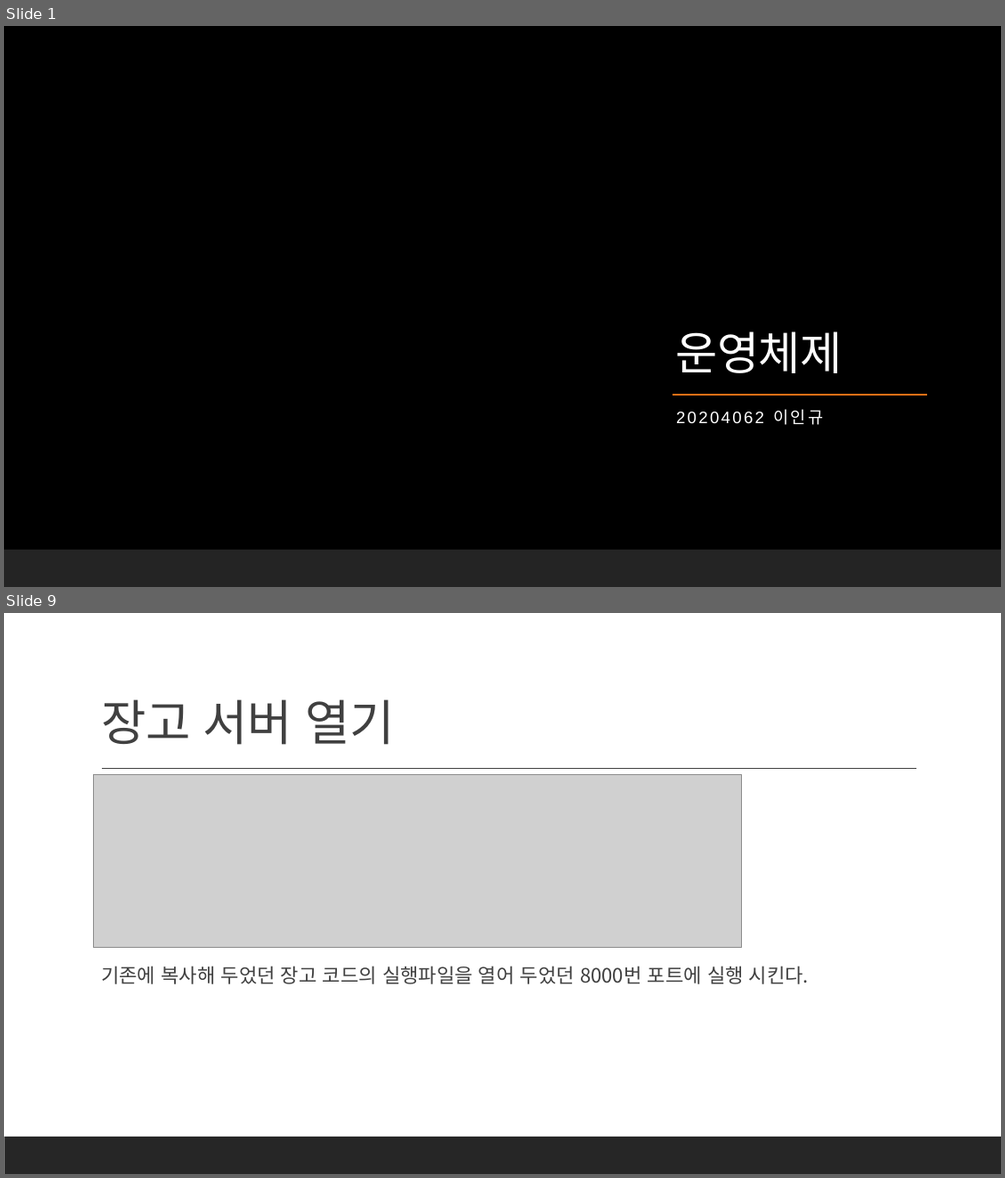
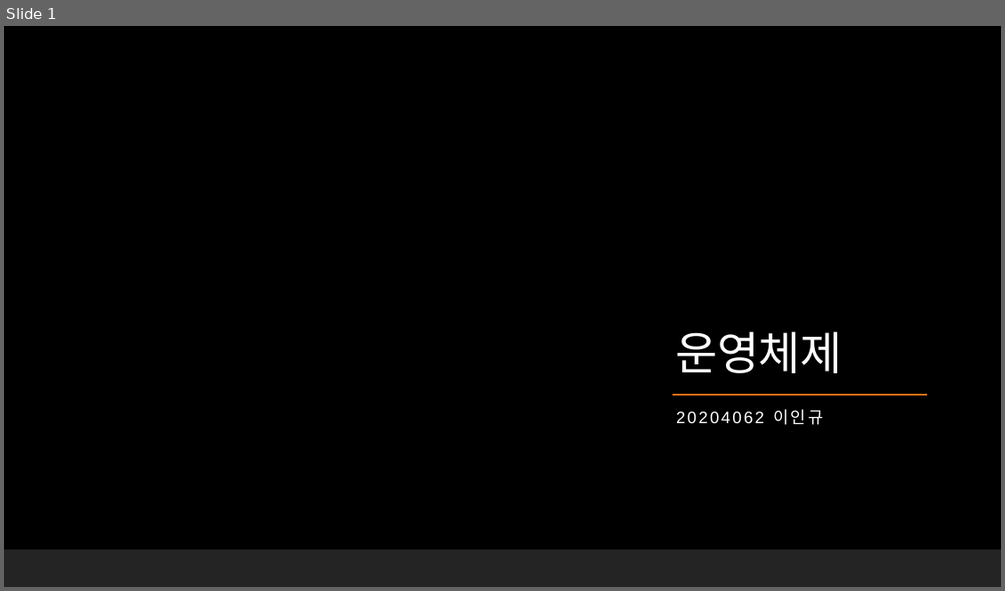
Before and after one commit to DevelopLee20/2023-1-Univ, a slide deck: 운영체제_이상정/템플릿.pptx. Shown one above the other, each under a label of ours: slides 1 and 9 before the commit, slide 1 after it; the slides between them are not shown. The pictures are 1005x1178 and 1005x591 pixels, drawn with LibreOffice and Linux fonts; fonts in the diff are those of the drawing; grey boxes stand for pictures; background and template pictures are left out. Boxes give left, top, right and bottom in pixels: in the first picture for what was removed or moved away, otherwise in the second. Text is boxed around its words. In the diff, an @@ line names an element or a change of style, - is before the commit and + after.

```diff
--- a/운영체제_이상정/템플릿.pptx
+++ b/운영체제_이상정/템플릿.pptx
@@ slide 9 removed at box(4, 613, 1001, 1174), background #FFFFFF; not listed: 1 template element that a slide beside it also shows @@
@@ title removed at box(101, 699, 394, 745) @@
-장고 서버 열기
@@ line removed from (102, 769) to (917, 769) @@
@@ picture removed at box(94, 774, 741, 948) @@
@@ text removed at box(101, 965, 809, 984) @@
-  기존에 복사해 두었던 장고 코드의 실행파일을 열어 두었던 8000번 포트에 실행 시킨다.
```
Also in this commit, not shown: 9 other slides removed, 11 other files.
